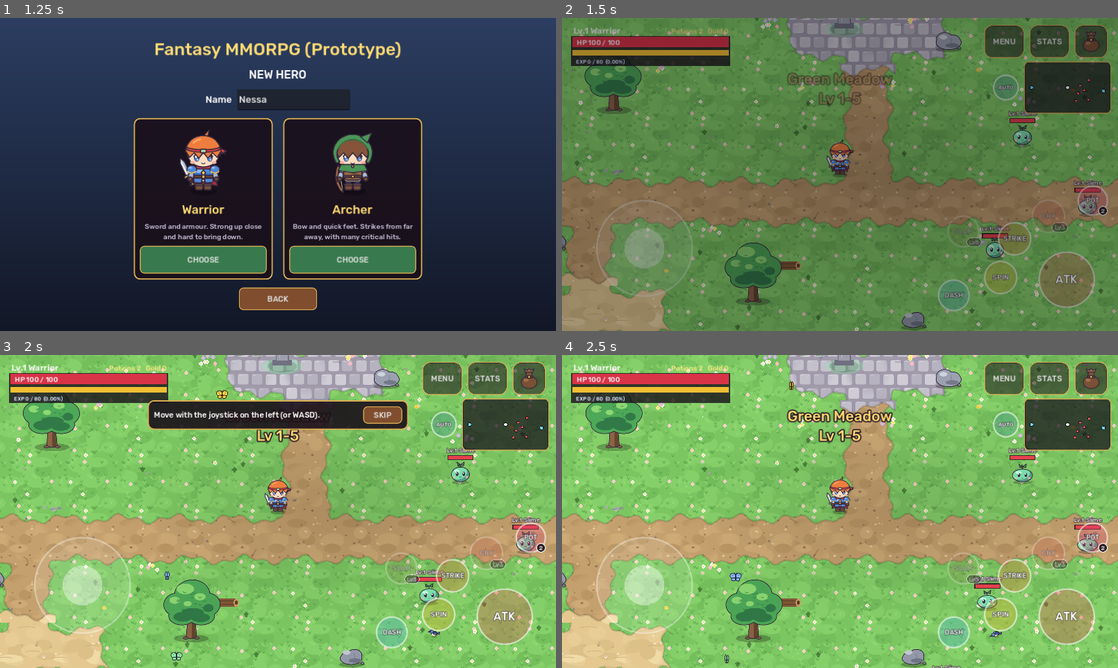
Above: before the commit, frames 1-4 (two rows, left to right).
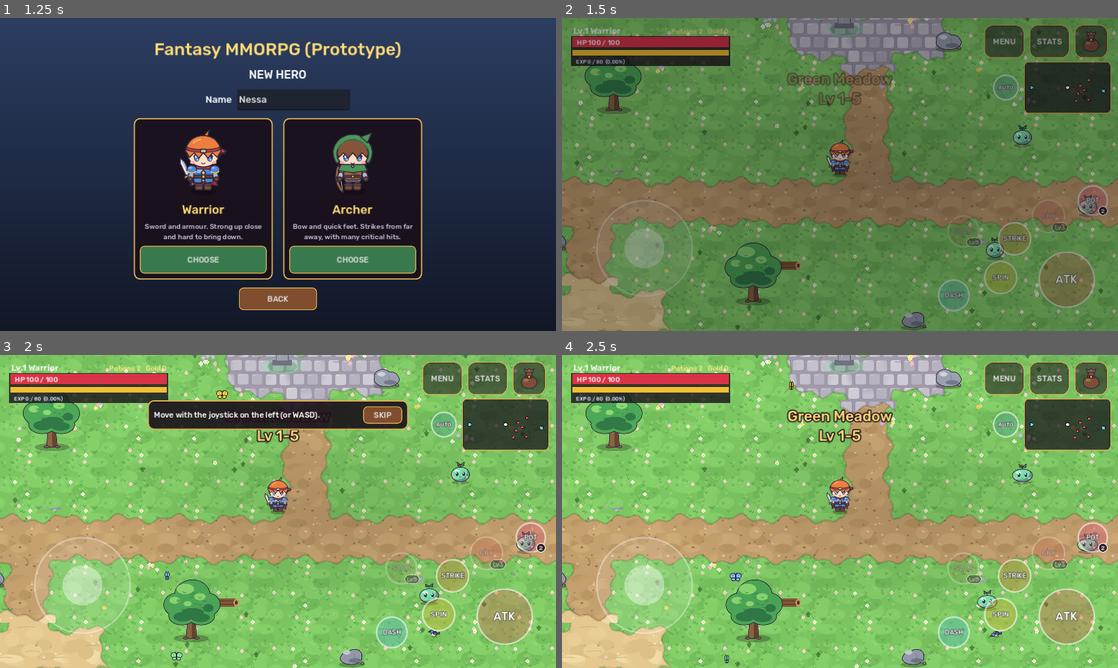
Above: after the commit, the same moments.

Repository: lepri17/fantasy-mmorpg
Game: Godot game, scene res://scenes/ui/character_select.tscn
Same seed, same stepped clock (60 frames per second), same inputs: the game is played once before the commit and once after it. Sound files missing from this copy of the repository are replaced by a short silence.
Inputs:
- Up to frame 1 (1.25 s): click "NEW HERO" at 0.5 s
- Up to frame 2 (1.5 s): click "CHOOSE" at 1.25 s
- Up to frame 3 (2 s): no input
- Up to frame 4 (2.5 s): click "SKIP" at 2 s

Frame 1 is identical in both runs. In frame 2, 0.5% of the frame differs, in the area x 9-98%, y 0-73%; in frame 3, 0.5%; in frame 4, 0.5%, in the area x 9-98%, y 0-100%.

Commit message:
Smoother frames before the fuller maps
Mor: no lags or FPS drops. Measured each map's draw calls: flat decor
(flowers, pebbles, mushrooms...) drew many small shapes every frame,
about 250 draw calls in the meadow. They are now painted once into the
baked ground picture: meadow 438 -> 132 draw calls, Mossy Woods 289 ->
194. A plain monster's health bar and name show only once it is hurt
(as in MapleStory); far-off monsters that chase no one rest (no AI, no
physics). Map life is no longer y-sorted, and event things keep away
from the map's edge.

Co-Authored-By: Claude Opus 5.5 <noreply@anthropic.com>
Claude-Session: https://claude.ai/code/session_017mrmjVddk55zTg5TUzkK7p

Diff:
--- a/client/scripts/enemies/slime.gd
+++ b/client/scripts/enemies/slime.gd
@@ -24,6 +24,11 @@
 ## Monster frames are drawn at twice the design size (generate_assets.py
 ## MONSTER_PX), so they are shown at half size: crisp on a phone's screen.
 const ART_SCALE := 0.5
+## Farther than this from the hero (well off screen), a monster that is after
+## no one rests: no thinking, no walking, no physics, so a map of 20 monsters
+## stays smooth (Mor: "no lags or FPS drops"). Bosses and event monsters
+## never rest.
+const REST_DISTANCE := 1150.0
 ## How often the path to a moving target is worked out again.
 const PATH_REFRESH_SECONDS := 0.25
 
@@ -103,6 +108,8 @@
 
 var hp: int = 0
 var is_dead: bool = false
+## True while it rests far from the hero (_should_rest).
+var resting: bool = false
 
 var _attack_ready_in: float = 0.0
 var _spawn_position: Vector2 = Vector2.ZERO
@@ -166,12 +173,16 @@
 	_sprite_offset = _sprite.offset
 	_hp_bar.set_label("Lv.%d %s" % [level, display_name])
 	_hp_bar.set_values(hp, max_hp)
+	_hp_bar.quiet = boss.is_empty() and not is_elite  # bar and name once it is hurt
 	_sprite.play("idle")
 	_sprite.animation_finished.connect(_on_animation_finished)
 
 
 func _physics_process(delta: float) -> void:
 	if is_dead:
+		return
+	resting = _should_rest()  # one distance a frame: cheap next to thinking and moving
+	if resting:
 		return
 	_attack_ready_in = maxf(0.0, _attack_ready_in - delta)
 	_knockback = _knockback.move_toward(Vector2.ZERO, KNOCKBACK_DECAY * delta)
@@ -659,11 +670,23 @@
 
 ## Turns this slime into an elite: more HP, damage, XP, gold and loot, a glow
 ## and a bigger body (numbers from the "elite" part of combat.json).
+## True when this monster may rest: no boss, not an event's, after no one,
+## and the hero far away.
+func _should_rest() -> bool:
+	if not boss.is_empty() or has_meta("event") or not _threat.is_empty():
+		return false
+	if _player == null:
+		_player = get_tree().get_first_node_in_group("player") as Node2D
+	return _player != null and _player.global_position.distance_to(global_position) > REST_DISTANCE
+
+
 func make_elite() -> void:
 	if is_elite:
 		return
 	var elite: Dictionary = CombatRules.settings["elite"]
 	is_elite = true
+	if is_node_ready():
+		_hp_bar.quiet = false  # an elite's name and bar always show
 	max_hp = roundi(max_hp * float(elite["hp"]))
 	hp = max_hp
 	attack_damage = roundi(attack_damage * float(elite["damage"]))
@@ -714,6 +737,7 @@
 
 func _clear_elite() -> void:
 	is_elite = false
+	_hp_bar.quiet = boss.is_empty()
 	_sprite_scale = Vector2.ONE * ART_SCALE * size_scale
 	_sprite.scale = _sprite_scale
 	if _glow != null:
--- a/client/scripts/maps/game_map.gd
+++ b/client/scripts/maps/game_map.gd
@@ -88,6 +88,7 @@
 		_add_edges()
 	for thing in data.get("objects", []):
 		_add_object(thing)
+	_bake_flat_decor()
 	if int(data.get("fireflies", 0)) > 0:
 		_add_fireflies(int(data["fireflies"]))
 	if int(data.get("snowfall", 0)) > 0:
@@ -289,6 +290,20 @@
 	add_child(picture)
 
 
+## Flowers, pebbles, mushrooms, bones and rubble lie flat and never move: they
+## go into the baked ground picture too, drawn once. Each was many small
+## shapes drawn every frame (about 250 draw calls in the meadow). Lily pads
+## stay, as they lie on the water, which is drawn over the ground.
+func _bake_flat_decor() -> void:
+	var viewport: SubViewport = get_node_or_null("GroundBake")
+	if viewport == null:
+		return  # no screen (the smoke test): they stay where they are
+	for node in get_children():
+		if node.get_script() == Decor and node.kind in Decor.FLAT and node.kind != "lily":
+			remove_child(node)
+			viewport.add_child(node)
+
+
 ## Gives each tree and rock a drawing of the map's kinds (maps.json
 ## "tree_style", "rock_style": names in assets/environment/trees and rocks),
 ## picked by its place, in one of two shapes. Also the meadow scene's trees.
--- a/client/scripts/ui/hp_bar_world.gd
+++ b/client/scripts/ui/hp_bar_world.gd
@@ -1,10 +1,17 @@
 extends Node2D
 ## Small health bar with a name line, floating above a character in the world.
 ## The owner calls set_values() when its HP changes and set_label() once.
+## A quiet bar (a plain monster's) shows only once it is hurt, as in
+## MapleStory; at full health it draws nothing at all, so 20 monsters on a map
+## do not cost 60 draw calls a frame.
 
 const BAR_SIZE := Vector2(56, 8)
 const LABEL_WIDTH := 160.0
 
+var quiet: bool = false:
+	set(value):
+		quiet = value
+		queue_redraw()
 var _ratio: float = 1.0
 var _label: String = ""
 
@@ -19,7 +26,14 @@
 	queue_redraw()
 
 
+## True when the bar draws anything (tests read it).
+func showing() -> bool:
+	return not quiet or _ratio < 1.0
+
+
 func _draw() -> void:
+	if not showing():
+		return
 	var origin: Vector2 = -BAR_SIZE / 2.0
 	var frame := Rect2(origin - Vector2(2, 2), BAR_SIZE + Vector2(4, 4))
 	draw_rect(frame, Color(0.15, 0.08, 0.12, 0.85))
--- a/client/scripts/world/ambient_life.gd
+++ b/client/scripts/world/ambient_life.gd
@@ -50,7 +50,11 @@
 
 
 func _ready() -> void:
-	y_sort_enabled = true
+	# Not y-sorted, on purpose: a moving sprite with a z_index of its own inside a
+	# y-sorted node made Godot re-sort the whole map every frame (four butterflies
+	# cost about 10 ms a frame). The birds on the ground draw under trees and
+	# people; butterflies (z 4) and flocks (z 30) are over them anyway.
+	y_sort_enabled = false
 	for i in int(life.get("clouds", 0)):
 		_add_cloud()
 
--- a/client/scripts/world/map_events.gd
+++ b/client/scripts/world/map_events.gd
@@ -17,6 +17,9 @@
 const SLIME_SCENE_PATH := "res://scenes/enemies/slime.tscn"
 ## How far from the hero an event's things appear.
 const NEAR := 230.0
+## Nothing an event brings comes this close to the map's edge, where the roads
+## leave (a chest there sent the hero on to the next map).
+const EDGE_KEEP := 230.0
 ## A chest that was opened stays this long, then fades out.
 const OPENED_SECONDS := 8.0
 
@@ -204,7 +207,7 @@
 func _spot(distance: float, angle: float = -1.0) -> Vector2:
 	var hero: Vector2 = _player.global_position
 	var nav: RID = _game.map.get_world_2d().navigation_map
-	var bounds: Rect2 = _game.map.bounds().grow(-90.0)
+	var bounds: Rect2 = _game.map.bounds().grow(-EDGE_KEEP)
 	for attempt in 10:
 		var turn: float = (angle if angle >= 0.0 else randf() * TAU) + attempt * 0.7
 		var want: Vector2 = hero + Vector2.RIGHT.rotated(turn) * distance
Not shown, changed: docs/PROJECT_CONTEXT.md
